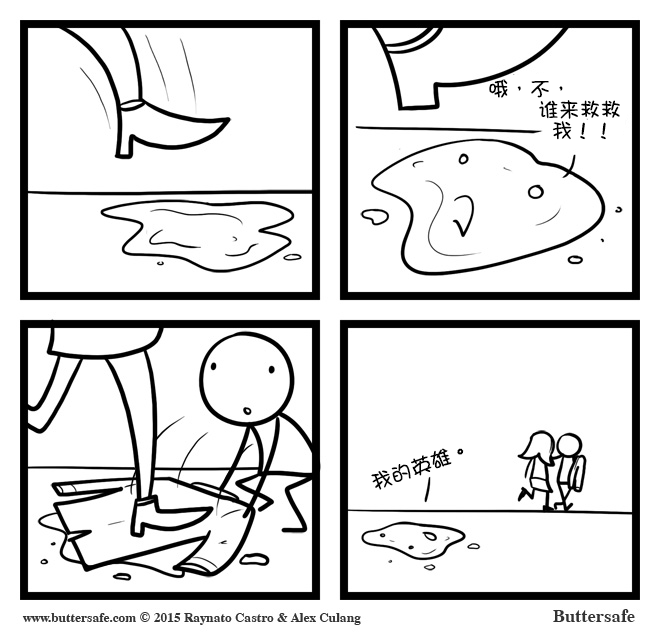
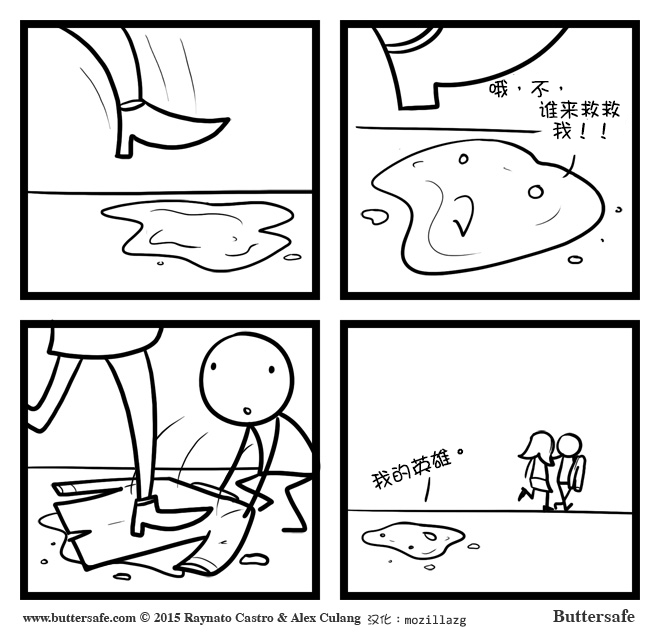
Revision of a layered 660x640 image; what changed, layer by layer:
added layer "汉化：mozillazg" above "背景 副本" over [367, 613, 466, 627]
